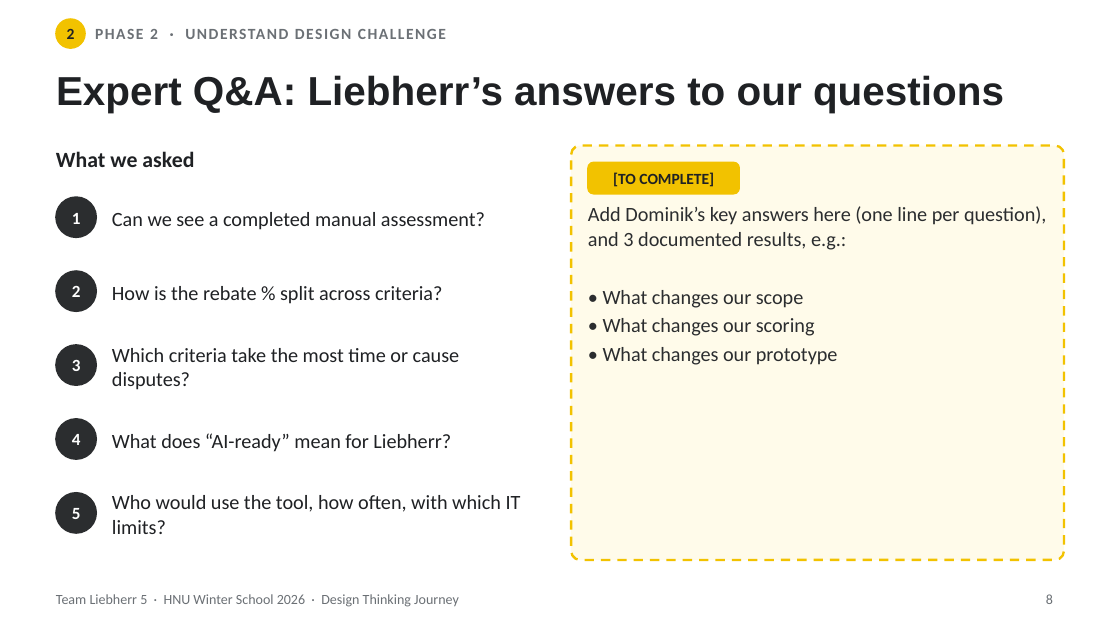
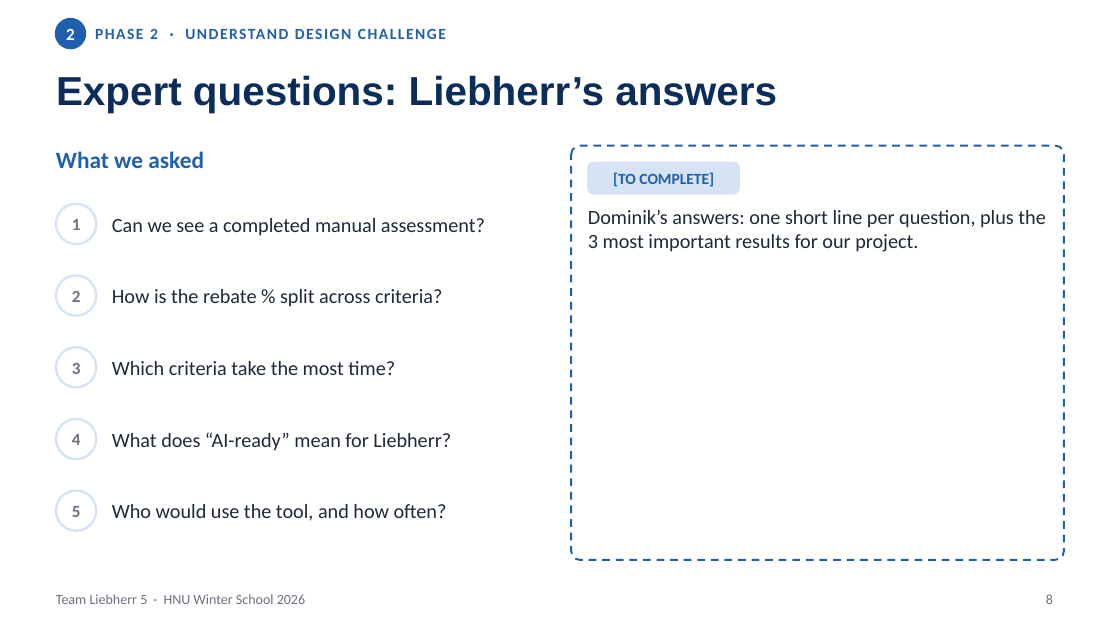
Before and after one commit to niv1999/liebherr-hackathon-2026, a slide deck: slide 8 of Liebherr5_DesignThinking_Journey.pptx. Drawn at 1120x630 pixels with LibreOffice and Linux fonts; fonts in the diff are those of the drawing. Boxes give left, top, right and bottom in pixels: in the first picture for what was removed or moved away, otherwise in the second. Text is boxed around its words. In the diff, an @@ line names an element or a change of style, - is before the commit and + after.

```diff
--- a/Liebherr5_DesignThinking_Journey.pptx
+++ b/Liebherr5_DesignThinking_Journey.pptx
@@ text "2" at <box>66,29,75,40</box>: size 10 to 11 pt, text colour #1F2124 to #FFFFFF @@
@@ ellipse at <box>56,19,85,48</box>: fill #F2C200 to #1F5FAD; outline #F2C200 1 pt to #1F5FAD 1.5 pt @@
@@ text "PHASE 2 · UNDERSTAND DESIGN ..." at <box>95,28,446,39</box>: text colour #6B7075 to #1F5FAD @@
@@ title at <box>56,75,777,113</box>: text changed; text colour #1F2124 to #0B2D5B @@
-Expert Q&A: Liebherr’s answers to our questions
+Expert questions: Liebherr’s answers
@@ text "What we asked" at <box>56,151,204,168</box>: size 14 to 15 pt, text colour #1F2124 to #1F5FAD @@
@@ rounded rectangle at <box>571,146,1064,560</box>: fill #FFFBEA to #FFFFFF; outline #F2C200 1.5 pt dashed to #1F5FAD 1.25 pt dashed @@
@@ text "[TO COMPLETE]" at <box>613,172,714,187</box>: text colour #1F2124 to #1F5FAD @@
@@ rounded rectangle at <box>588,162,739,194</box>: fill #F2C200 to #D6E3F5; outline #F2C200 1 pt to #D6E3F5 1 pt @@
@@ text colour #FFFFFF to #6B7280 in 5 elements at <box>72,434,81,445</box>, <box>72,363,81,374</box>, <box>72,506,81,517</box>, <box>72,291,81,302</box>, <box>72,219,81,230</box> @@
@@ fill #2B2D2F to #FFFFFF; outline #2B2D2F 1 pt to #D6E3F5 1.5 pt in 5 elements at <box>56,419,96,459</box>, <box>56,347,96,388</box>, <box>56,491,96,531</box>, <box>56,276,96,316</box>, <box>56,204,96,244</box> @@
@@ ellipse: place and size @@
-ellipse at <box>56,197,96,237</box>
+ellipse at <box>56,204,96,244</box>
@@ text colour #1F2124 to #1F2937 in 3 elements at <box>112,432,451,451</box>, <box>112,289,442,307</box>, <box>112,218,485,236</box> @@
@@ text at <box>588,210,1045,252</box>: text changed; text colour #2B2D2F to #1F2937 @@
-Add Dominik’s key answers here (one line per question), and 3 documented results, e.g.:
-• What changes our scope
-• What changes our scoring
-• What changes our prototype
+Dominik’s answers: one short line per question, plus the 3 most important results for our project.
@@ ellipse: place and size @@
-ellipse at <box>56,271,96,311</box>
+ellipse at <box>56,276,96,316</box>
@@ text at <box>112,361,395,375</box>: text changed; text colour #1F2124 to #1F2937 @@
-Which criteria take the most time or cause disputes?
+Which criteria take the most time?
@@ text at <box>112,504,447,521</box>: text changed; text colour #1F2124 to #1F2937 @@
-Who would use the tool, how often, with which IT limits?
+Who would use the tool, and how often?
@@ text at <box>56,594,305,604</box>: text changed; text colour #6B7075 to #6B7280 @@
-Team Liebherr 5 · HNU Winter School 2026 · Design Thinking Journey
+Team Liebherr 5 · HNU Winter School 2026
```
Also in this commit, not shown: 9 other slides changed, 5 slides added, 8 slides removed, 1 other file.
